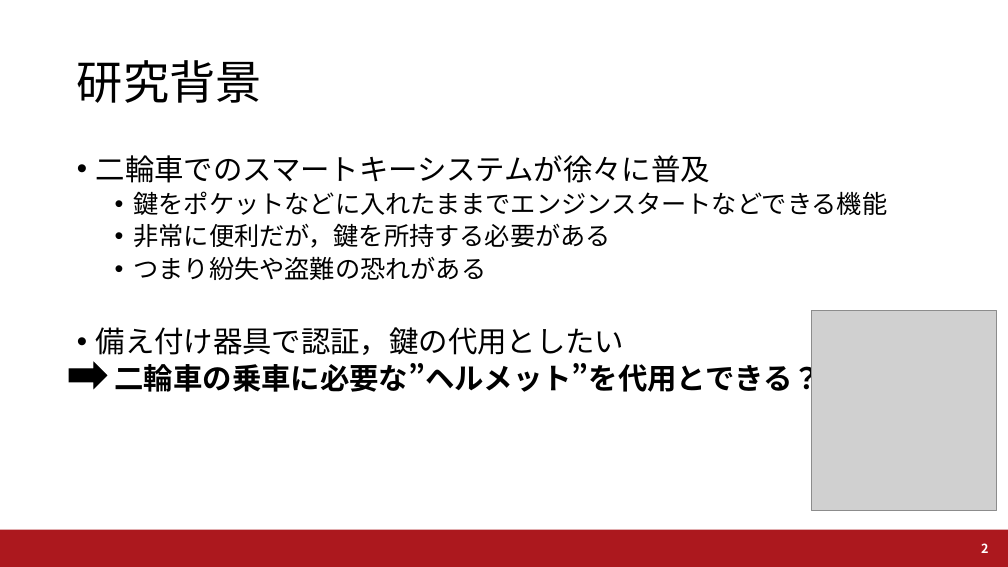
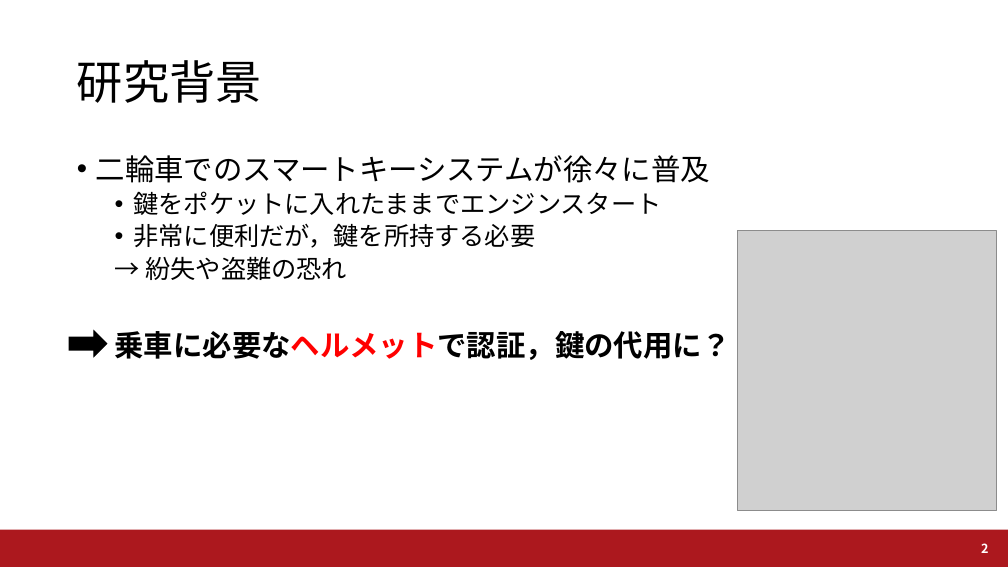
Before and after one commit to a2h1r0/lab, a slide deck: slide 2 of UWW2019/UWW2019_Fujii.pptx. Drawn at 1008x567 pixels with LibreOffice and Linux fonts; fonts in the diff are those of the drawing; grey boxes stand for pictures; background and template pictures are left out. Boxes give left, top, right and bottom in pixels: in the first picture for what was removed or moved away, otherwise in the second. Text is boxed around its words. In the diff, an @@ line names an element or a change of style, - is before the commit and + after.

```diff
--- a/UWW2019/UWW2019_Fujii.pptx
+++ b/UWW2019/UWW2019_Fujii.pptx
@@ text at bbox=[115, 191, 732, 360]: text changed @@
-  • 鍵をポケットなどに入れたままでエンジンスタートなどできる機能
-  • 非常に便利だが，鍵を所持する必要がある
-  • つまり紛失や盗難の恐れがある
-• 備え付け器具で認証，鍵の代用としたい
-  二輪車の乗車に必要な”ヘルメット”を代用とできる？
+  • 鍵をポケットに入れたままでエンジンスタート
+  • 非常に便利だが，鍵を所持する必要
+  → 紛失や盗難の恐れ
+  乗車に必要なヘルメットで認証，鍵の代用に？
@@ picture: place and size @@
-picture at bbox=[811, 310, 997, 510]
+picture at bbox=[737, 231, 996, 510]
@@ right arrow: place and size @@
-right arrow at bbox=[70, 363, 107, 389]
+right arrow at bbox=[70, 331, 107, 357]
```
Also in this commit, not shown: 3 other slides changed, 5 slides added, 10 other files.
